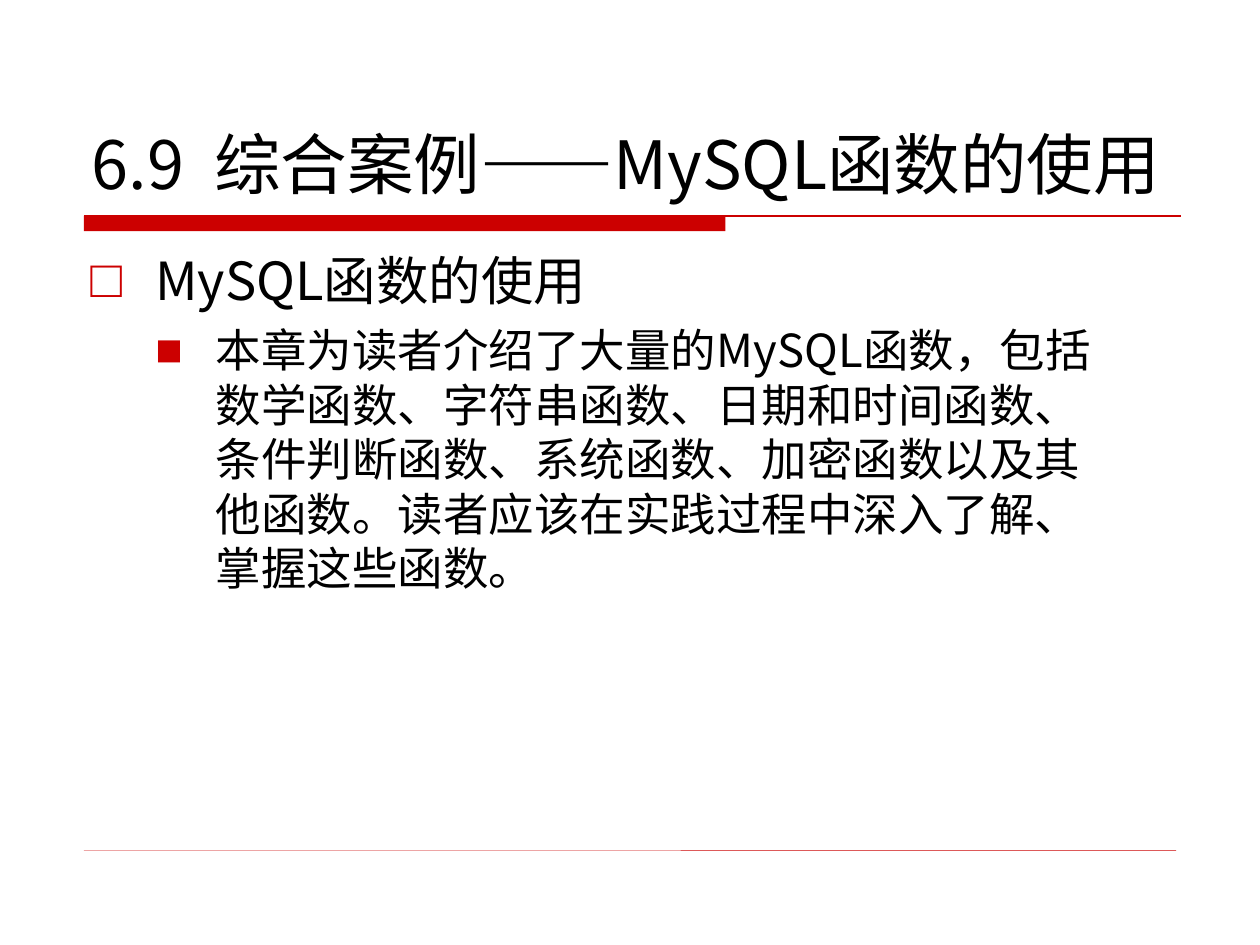
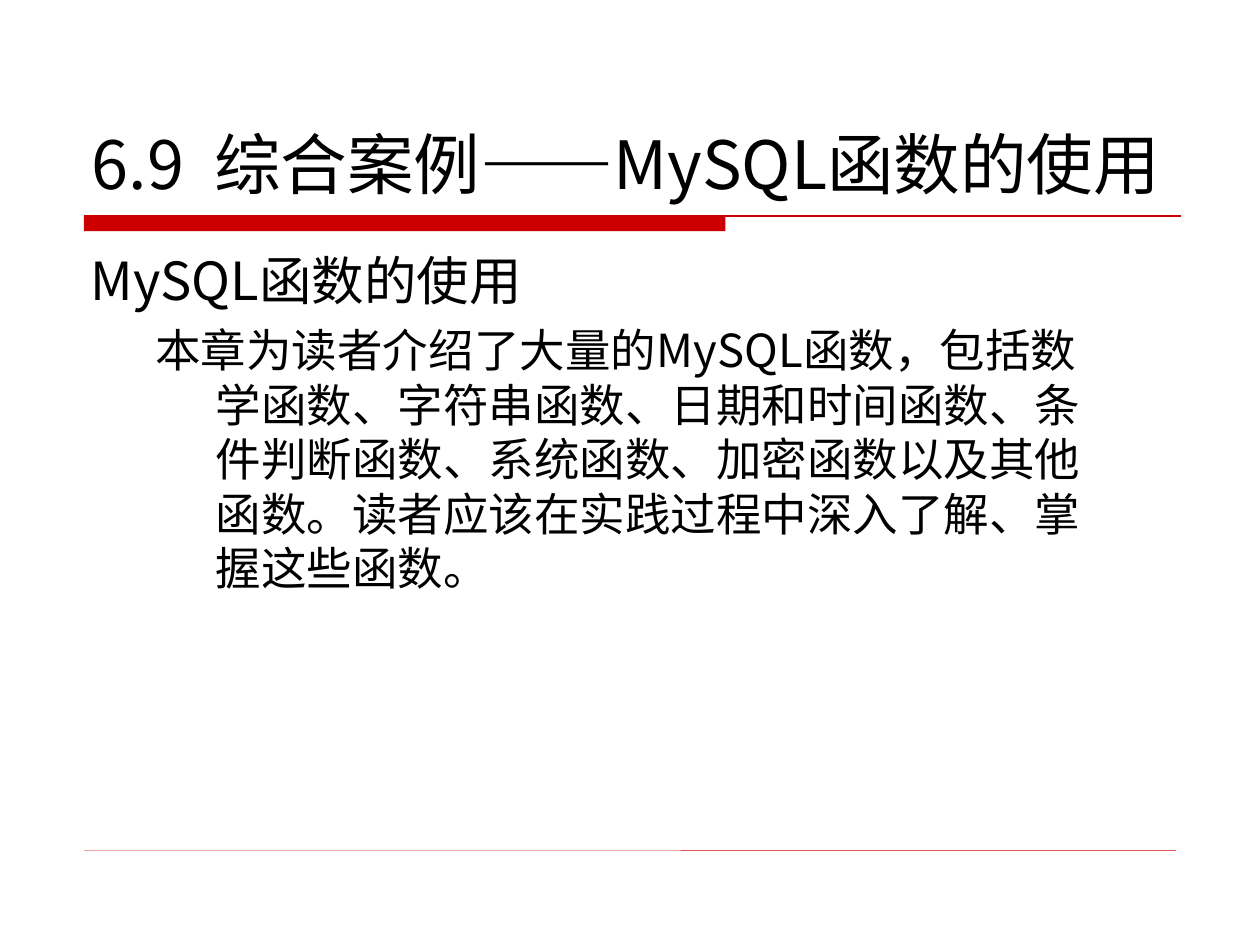
Before and after one commit to tony1989zhang/path, a slide deck: slide 76 of mysql/MySQL 5.7从入门到精通PPT/课本幻灯片/第6章 MySQL函数.ppt. Drawn at 1260x945 pixels with LibreOffice and Linux fonts; fonts in the diff are those of the drawing; background and template pictures are left out. Boxes give left, top, right and bottom in pixels: in the first picture for what was removed or moved away, otherwise in the second. Text is boxed around its words. In the diff, an @@ line names an element or a change of style, - is before the commit and + after.

```diff
--- a/mysql/MySQL 5.7从入门到精通PPT/课本幻灯片/第6章 MySQL函数.ppt
+++ b/mysql/MySQL 5.7从入门到精通PPT/课本幻灯片/第6章 MySQL函数.ppt
@@ text "MySQL函数的使用" at [90, 256, 1081, 589]: bullet □ to none; bullet ■ to none @@
```
Also in this commit, not shown: 74 other slides changed, 45 other files.
